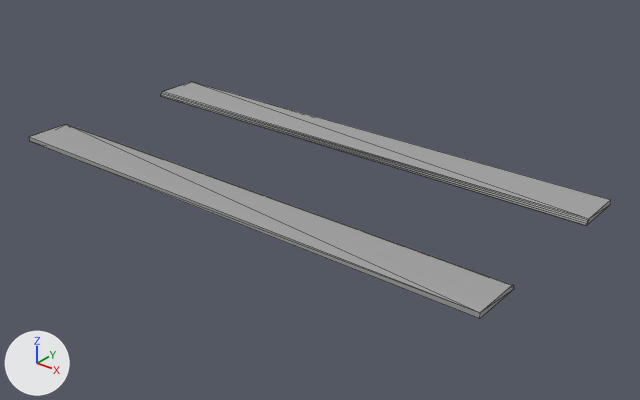
The FBX model JackiesLantern/Assets/GameAssets/Models/Level1Models/Long_SideWalks.fbx as it was, and as the next commit left it.
Before and after are seen from a 50 mm lens placed at (31.5, -37.2, 21.6), pointed at (1.6, 0.2, -1.6). Arrows for +X, +Y and +Z are at lower left; the lights stay in place. Mesh edges are drawn as thin lines. Where no turn or scale is listed for an object, it has been applied to the vertices.

The first picture shows 'Long_SideWalks'.
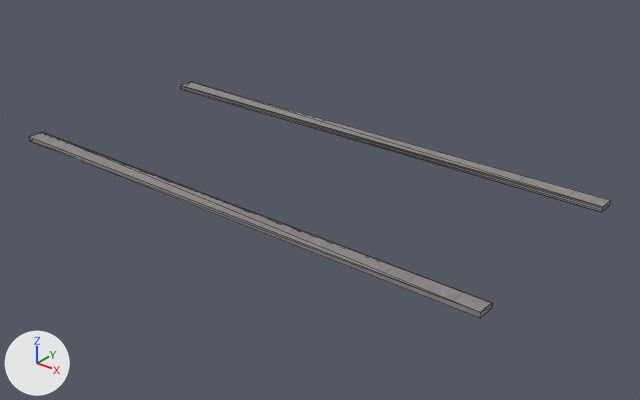
What changed in the scene script:
```text
Add img_long_sidewalks_base_color_png:
    img_long_sidewalks_base_color_png = load_image('Long_SideWalks_Base_color.png', 'LVL1 Textures/Long_SideWalks/Long_SideWalks_Base_color.png', 2048, 2048, 'sRGB')
Add img_long_sidewalks_roughness_png:
    img_long_sidewalks_roughness_png = load_image('Long_SideWalks_Roughness.png', 'LVL1 Textures/Long_SideWalks/Long_SideWalks_Roughness.png', 2048, 2048, 'Non-Color')
Change mat_long_sidewalks:
    where n0 = _N.new('ShaderNodeBsdfPrincipled'); n0.name = 'Principled BSDF'
    remove n0.inputs[0].default_value = (0.365, 0.365, 0.365, 1.0)  # 'Base Color', grey #a3a3a3
    remove n0.inputs[2].default_value = 0.0  # 'Roughness'
    add n2 = _N.new('ShaderNodeTexImage'); n2.name = 'Image Texture'
    add n2.image = img_long_sidewalks_base_color_png
    add n3 = _N.new('ShaderNodeTexImage'); n3.name = 'Image Texture.001'
    add n3.image = img_long_sidewalks_roughness_png
    add _L.new(n2.outputs[0], n0.inputs[0])  # 'Color' to 'Base Color'
    add _L.new(n3.outputs[0], n0.inputs[2])  # 'Color' to 'Roughness'
Change me_mesh:
    where me_mesh.from_pydata(...)  # 32 vertices, 56 faces; spans x -16.5..16.5, y -7.2..7.2, z 0.0..0.3
    used by ob_long_sidewalks; location = (0.0, 0.0, 0.0)
    me_mesh part 1: the loose piece of 16 vertices spanning x -16.5..16.5, y 4.0..7.2, z 0.0..0.3 is scaled about its middle by (1, 0.352, 1), then moved by (0.0, 1.0, 0.0)
    me_mesh part 2: the loose piece of 16 vertices spanning x -16.5..16.5, y -7.2..-4.0, z 0.0..0.3 is scaled about its middle by (1, 0.349, 1), then moved by (0.0, -1.0, 0.0)
```

Changed parts and their boxes (x1, y1, x2, y2) in the pictures (640 x 400 px; the box of a moved part takes in the faces that stretch with it):
'Long_SideWalks', surface changed, reshaped: (29, 82, 611, 318) in both
part 1 of me_mesh, moved or reshaped: before (161, 82, 611, 226); after (181, 82, 611, 212)
part 2 of me_mesh, moved or reshaped: before (29, 124, 514, 318); after (29, 132, 493, 318)
